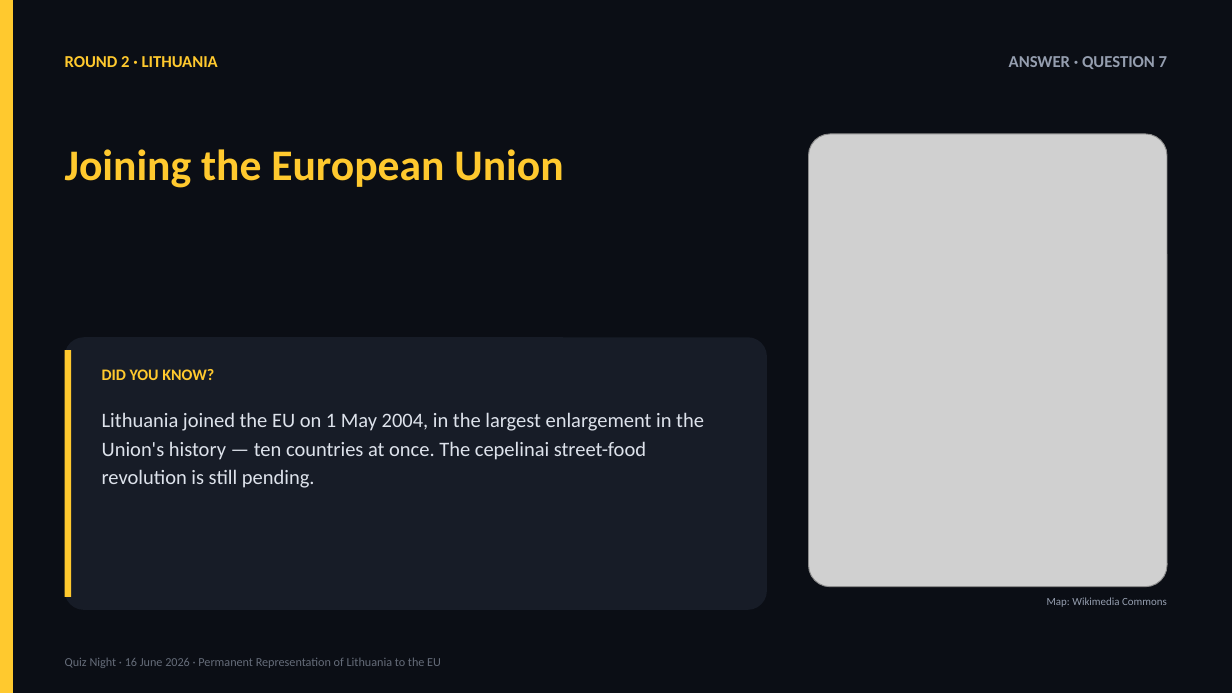
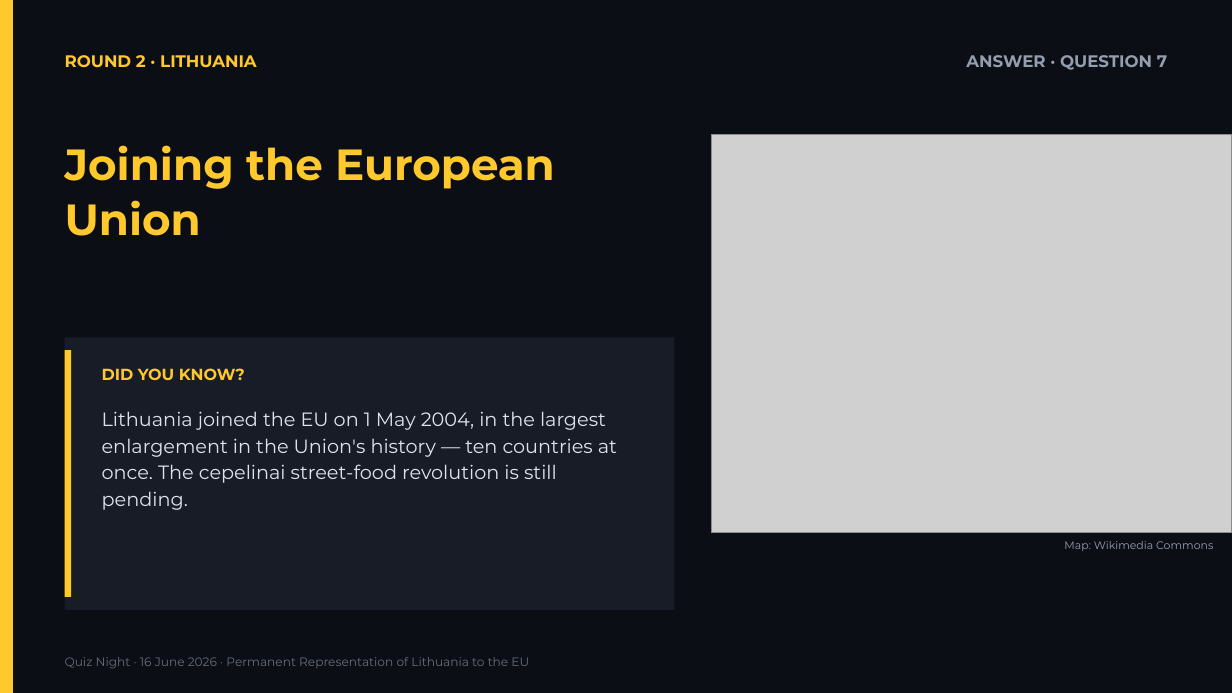
Before and after one commit to splice11/protmusis, a slide deck: slide 30 of Quiz_Night_2026-06-16.pptx. Drawn at 1232x693 pixels with LibreOffice and Linux fonts; fonts in the diff are those of the drawing; grey boxes stand for pictures. Boxes give left, top, right and bottom in pixels: in the first picture for what was removed or moved away, otherwise in the second. Text is boxed around its words. In the diff, an @@ line names an element or a change of style, - is before the commit and + after.

```diff
--- a/Quiz_Night_2026-06-16.pptx
+++ b/Quiz_Night_2026-06-16.pptx
@@ picture: place and size @@
-picture at [809,134,1167,587]
+picture at [712,135,1232,533]
@@ rounded rectangle removed at [65,337,767,610] @@
@@ rectangle added at [65,337,675,610], fill #171C27 @@
@@ text "Lithuania joined the EU on ..." at [102,411,617,510]: size 16 to 15 pt, font Calibri to Montserrat @@
@@ font Calibri to Montserrat in 6 elements at [65,657,529,668], [65,55,257,68], [966,55,1167,70], [65,145,555,236], [102,368,245,380], [1064,541,1213,551] @@
@@ text "Map: Wikimedia Commons": place and size @@
-text "Map: Wikimedia Commons" at [1047,597,1167,607]
+text "Map: Wikimedia Commons" at [1064,541,1213,551]
```
Also in this commit, not shown: 48 other slides changed, 44 other files.
